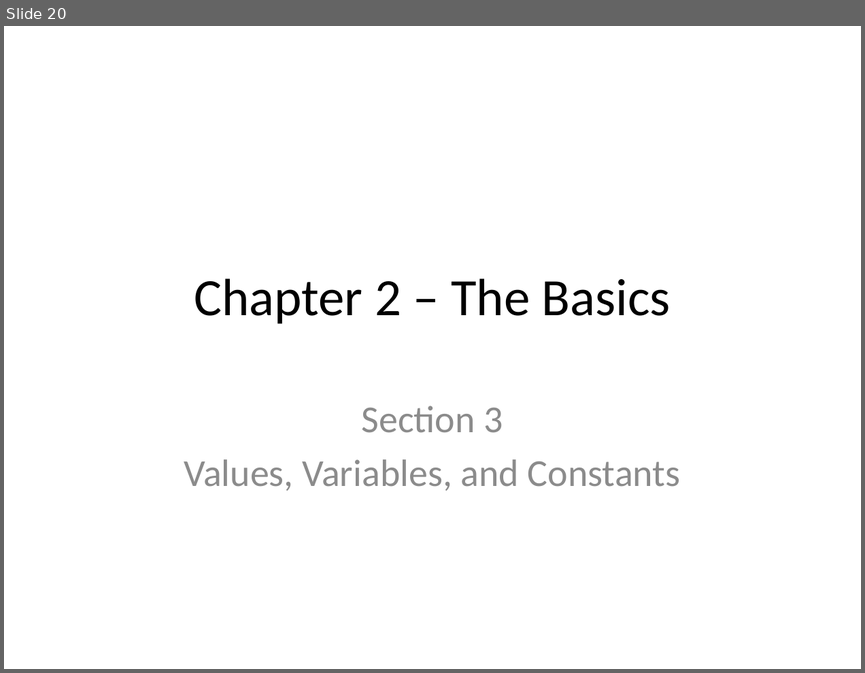
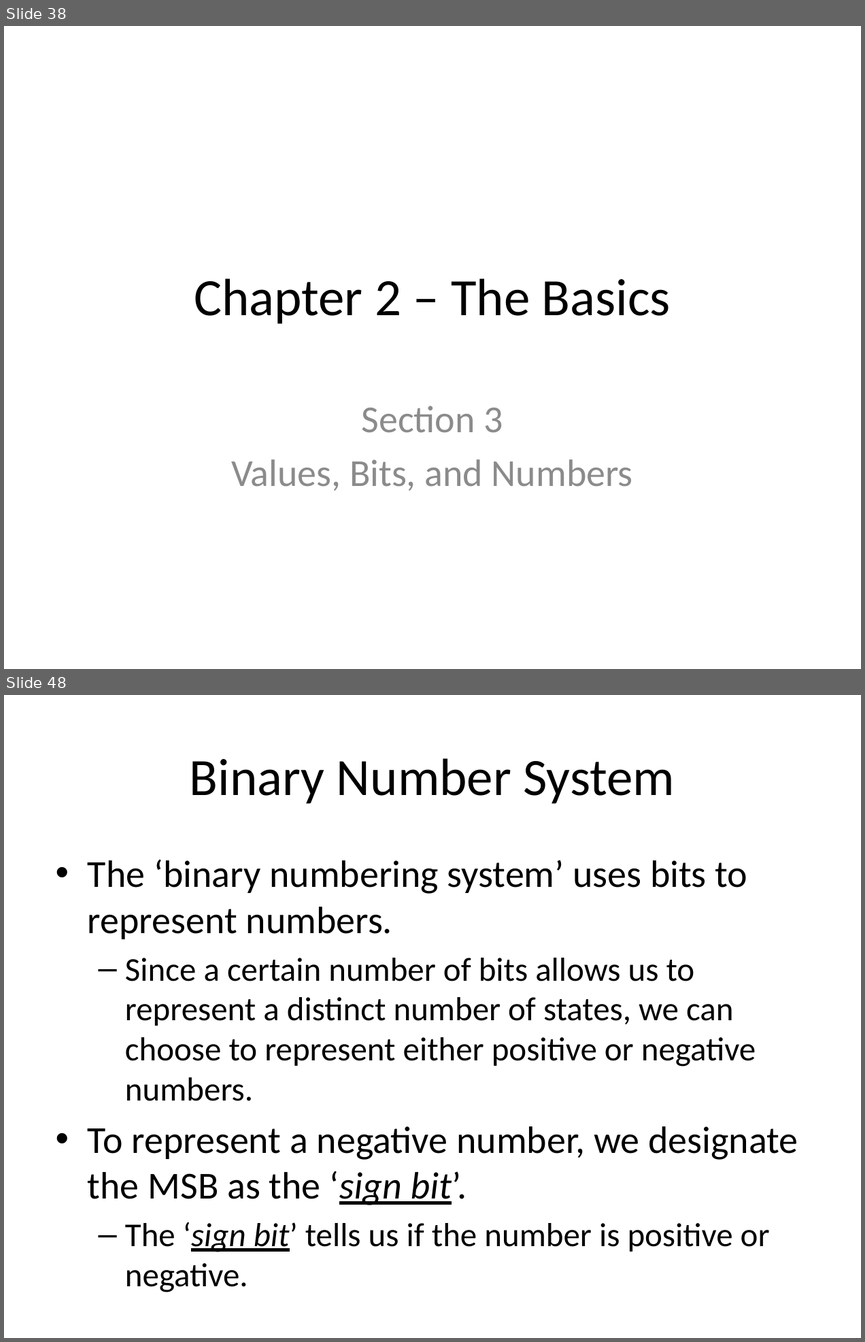
Before and after one commit to xiliax/go-lang-programming, a slide deck: doc/Go-Lang-Programming.pptx. Shown one above the other, each under a label of ours: slide 20 before the commit, slides 38 and 48 after it; the slides between them are not shown. The pictures are 865x673 and 865x1342 pixels, drawn with LibreOffice and Linux fonts; fonts in the diff are those of the drawing. Boxes give left, top, right and bottom in pixels: in the first picture for what was removed or moved away, otherwise in the second. Text is boxed around its words. In the diff, an @@ line names an element or a change of style, - is before the commit and + after.

Commit message:
c02s03 - Values, Bits, and Numbers - Updated docs, slides, and code sample.

```diff
--- a/doc/Go-Lang-Programming.pptx
+++ b/doc/Go-Lang-Programming.pptx
@@ slide 48 added at box(4, 695, 861, 1338), background #FFFFFF @@
@@ title added at box(190, 758, 674, 804), 44 pt, text #000000 @@
+Binary Number System
@@ text added at box(88, 860, 798, 1252), 28 pt, text #000000 @@
+• The ‘binary numbering system’ uses bits to represent numbers.
+  – Since a certain number of bits allows us to represent a distinct number of states, we can choose to represent either positive or negative numbers.
+• To represent a negative number, we designate the MSB as the ‘sign bit’.
+  – The ‘sign bit’ tells us if the number is positive or negative.
@@ what was slide 20 is now slide 38 @@
@@ slide 38 changed as well @@
@@ subtitle at box(231, 459, 633, 490): text changed @@
-Values, Variables, and Constants
+Values, Bits, and Numbers
```
Also in this commit, not shown: 2 other slides changed, 40 other slides added, 48 other files.
